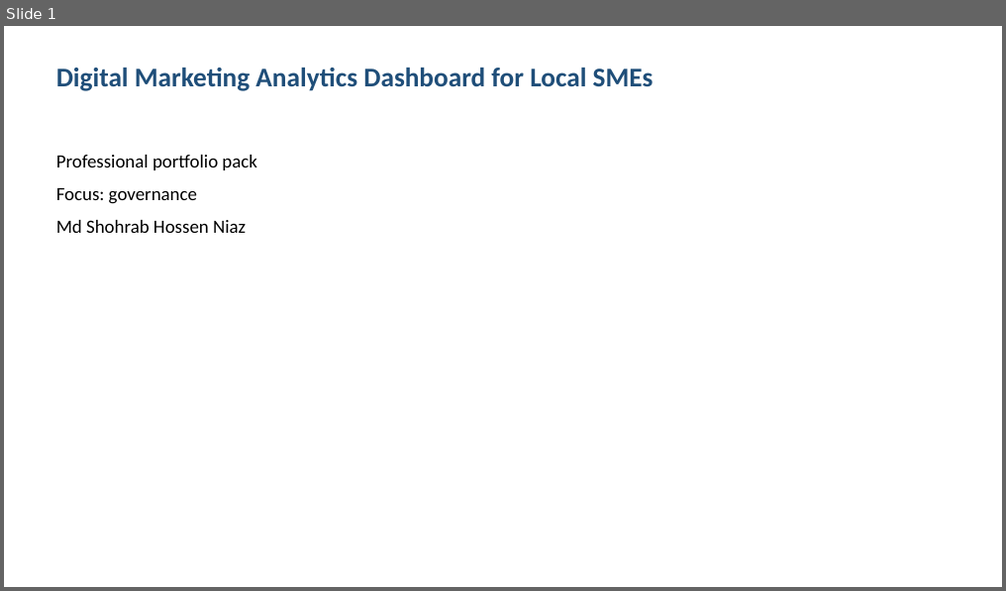
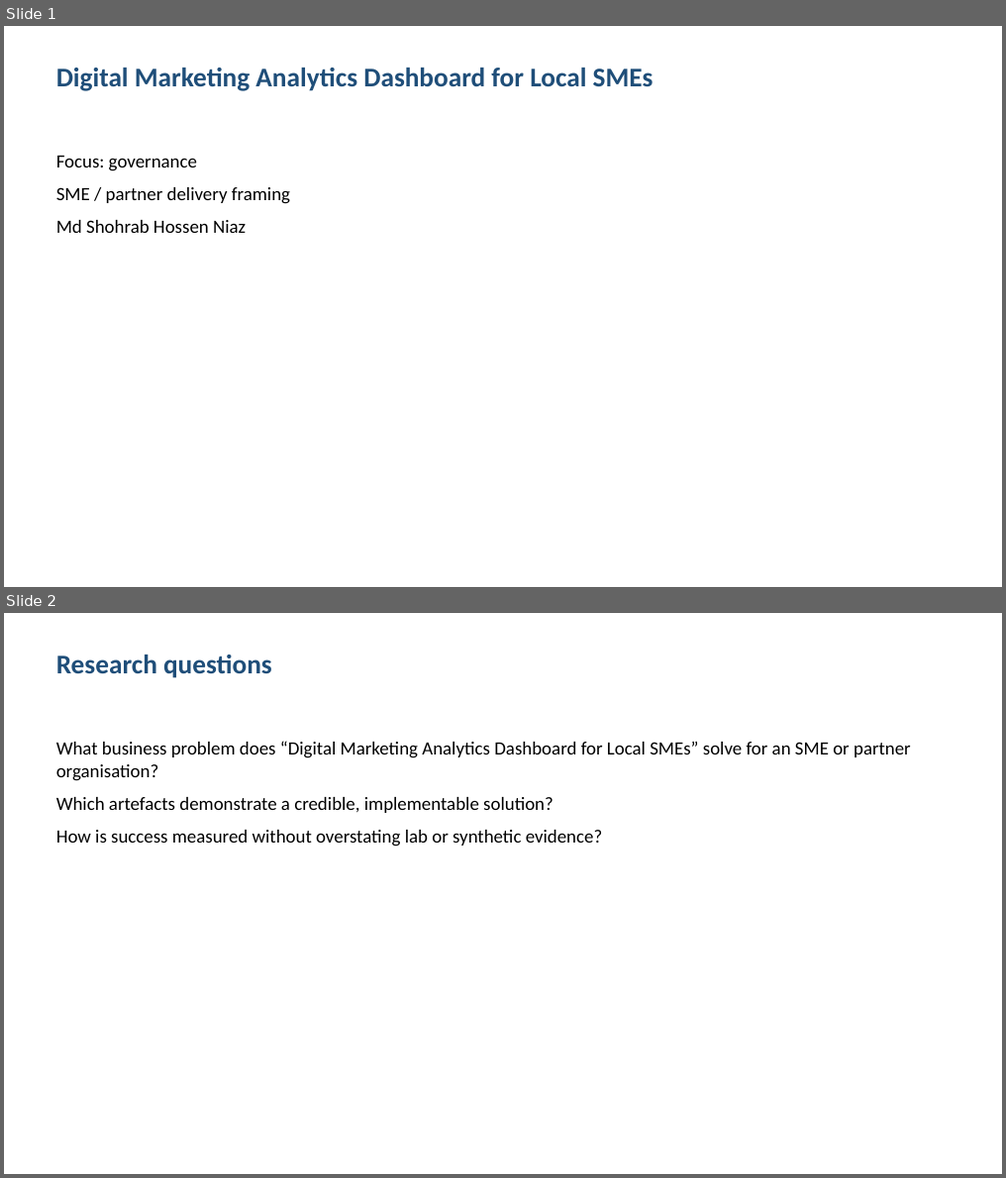
Before and after one commit to shohrabniaz/local-sme-marketing-analytics, a slide deck: Final_Submission/02_Presentation.pptx. Shown one above the other, each under a label of ours: slide 1 before the commit, slides 1 and 2 after it. The pictures are 1006x591 and 1006x1178 pixels, drawn with LibreOffice and Linux fonts; fonts in the diff are those of the drawing. Boxes give left, top, right and bottom in pixels: in the first picture for what was removed or moved away, otherwise in the second. Text is boxed around its words. In the diff, an @@ line names an element or a change of style, - is before the commit and + after.

Commit message:
Polish portfolio pack for professional showcase readiness.

```diff
--- a/Final_Submission/02_Presentation.pptx
+++ b/Final_Submission/02_Presentation.pptx
@@ slide 2 added at (x1=4, y1=613, x2=1002, y2=1174), background #FFFFFF @@
@@ text added at (x1=56, y1=655, x2=272, y2=678), 26 pt, text #1F4E79, bold @@
+Research questions
@@ text added at (x1=56, y1=741, x2=911, y2=847), 18 pt, text #000000 @@
+What business problem does “Digital Marketing Analytics Dashboard for Local SMEs” solve for an SME or partner organisation?
+Which artefacts demonstrate a credible, implementable solution?
+How is success measured without overstating lab or synthetic evidence?
@@ slide 1 changed as well @@
@@ text at (x1=56, y1=155, x2=257, y2=171): paragraph removed @@
-Professional portfolio pack
@@ text at (x1=56, y1=187, x2=290, y2=204): paragraph added @@
+SME / partner delivery framing
```
Also in this commit, not shown: 2 other slides changed, 1 slide removed, 12 other files.
